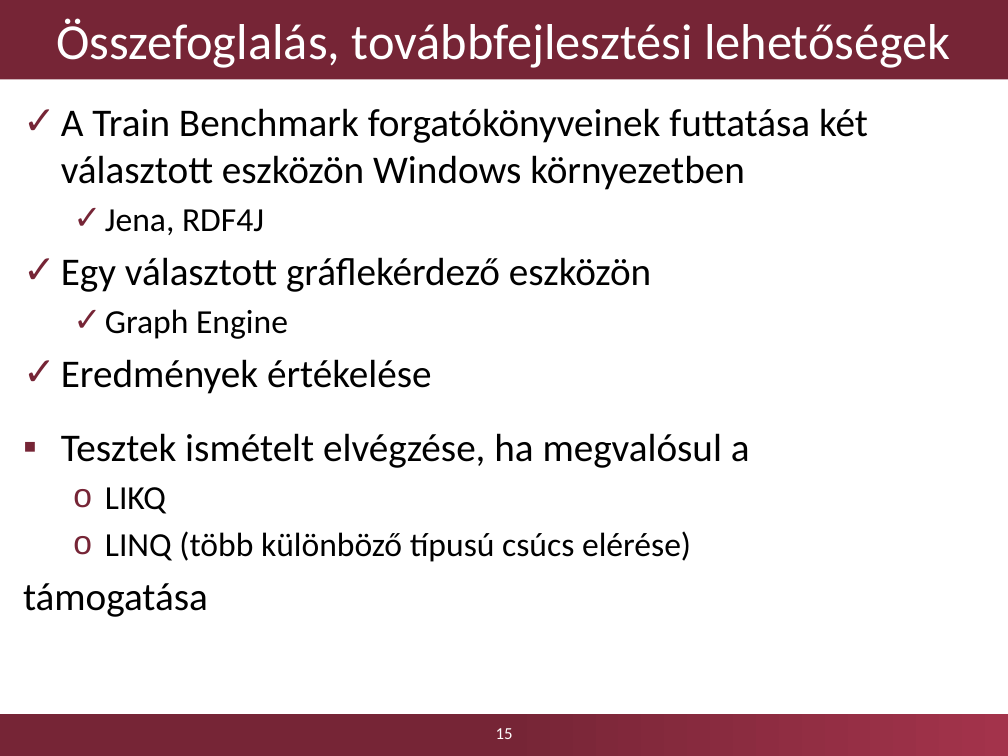
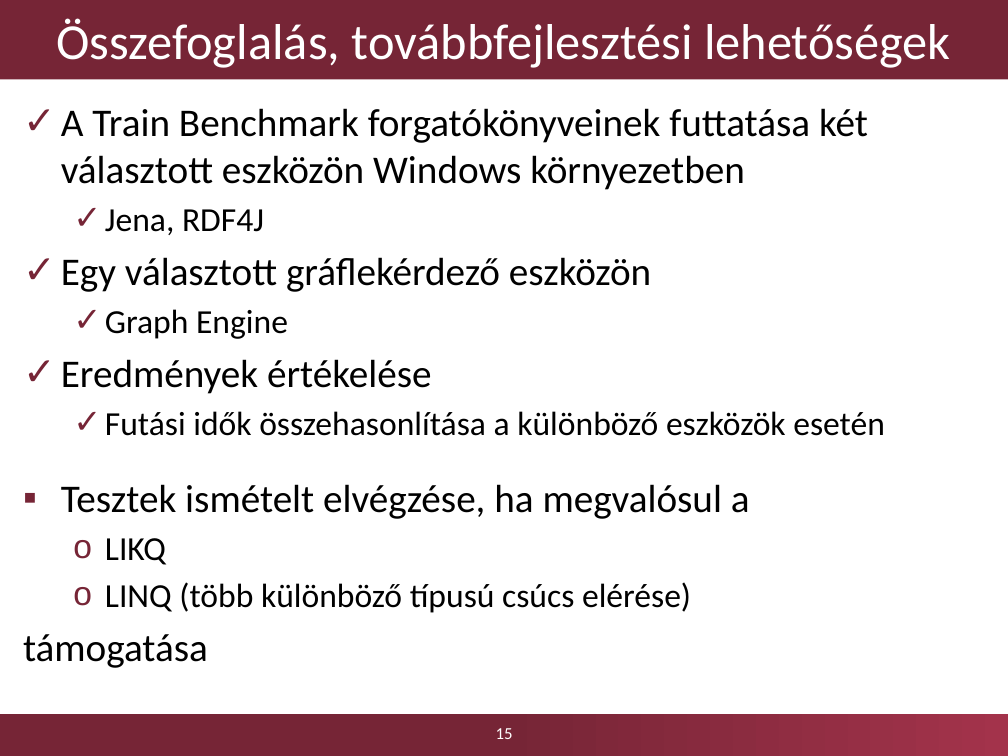
Before and after one commit to Kreestof/szakdolgozat-presentation, a slide deck: slide 15 of Dobosy_Kristof_szakdolgozat_2017_GraphEngine_0.pptx. Drawn at 1008x756 pixels with LibreOffice and Linux fonts; fonts in the diff are those of the drawing; background and template pictures are left out. Boxes give left, top, right and bottom in pixels: in the first picture for what was removed or moved away, otherwise in the second. Text is boxed around its words. In the diff, an @@ line names an element or a change of style, - is before the commit and + after.

```diff
--- a/Dobosy_Kristof_szakdolgozat_2017_GraphEngine_0.pptx
+++ b/Dobosy_Kristof_szakdolgozat_2017_GraphEngine_0.pptx
@@ text at [105, 411, 885, 436]: paragraph added @@
+  ✓ Futási idők összehasonlítása a különböző eszközök esetén
@@ text "Tesztek ismételt elvégzése, ha megvalósul ...": place and size @@
-text "Tesztek ismételt elvégzése, ha megvalósul ..." at [23, 433, 750, 617]
+text "Tesztek ismételt elvégzése, ha megvalósul ..." at [23, 484, 750, 668]
```
Also in this commit, not shown: 7 other slides changed, 1 other file.
